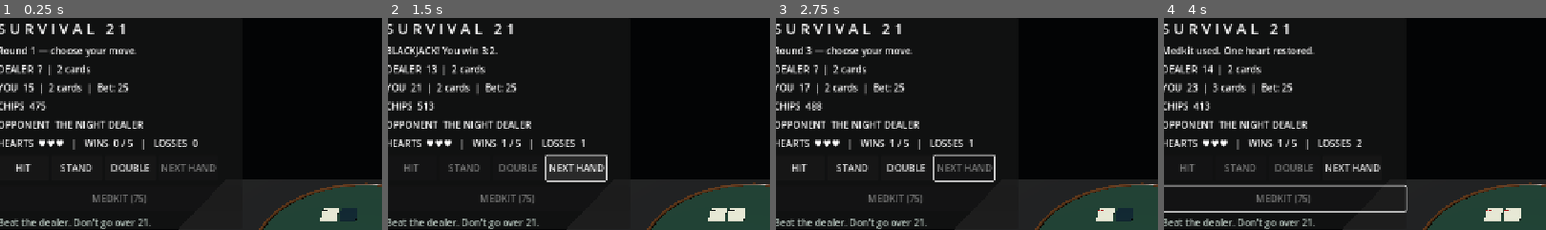
Above: before the commit, frames 1-4 (left to right).
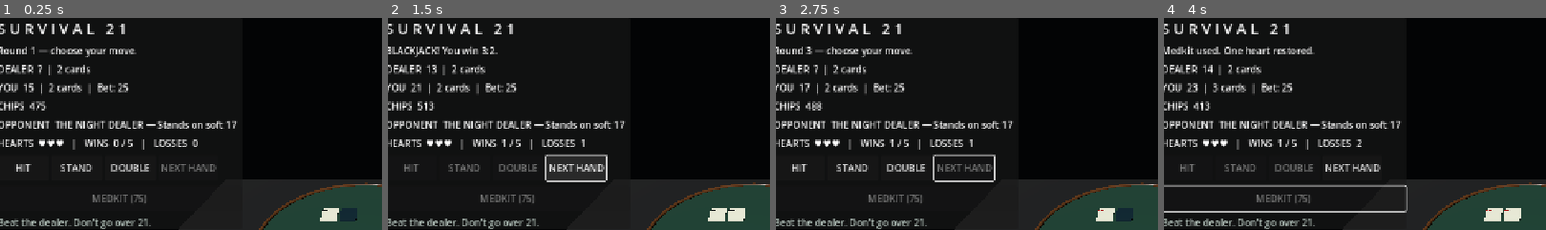
Above: after the commit, the same moments.

Repository: kage049754/Cgame
Game: Godot game, scene res://scenes/main.tscn
Two runs of this game, one before a commit and one after it. Both use one fixed random seed, a clock stepped at 60 frames per second and the inputs below.
Inputs:
- Up to frame 1 (0.25 s): no input
- Up to frame 2 (1.5 s): click "STAND" at 0.5 s; click "NEXT HAND" at 1.25 s
- Up to frame 3 (2.75 s): click "NEXT HAND" at 2 s
- Up to frame 4 (4 s): click "HIT" at 2.75 s; click "MEDKIT (75)" at 3.5 s
The pictures show only the part of the screen within x 2-52%, y 1-51%; the shares and areas given below are measured in that part.

The runs differ from the first frame. In frame 1, 0.5% of the frame differs, in the area x 38-63%, y 48-53%; in frame 2, 0.5%; in frame 3, 0.5%; in frame 4, 0.5%.

Commit message:
Add distinct dealer AI profiles and document reusable systems

Diff:
--- a/scripts/blackjack_rules.gd
+++ b/scripts/blackjack_rules.gd
@@ -22,6 +22,23 @@
 
 static func is_blackjack(cards: Array) -> bool:
 	return cards.size() == 2 and hand_value(cards) == TARGET
+
+static func is_soft(cards: Array) -> bool:
+	var total := 0
+	var high_aces := 0
+	for card in cards:
+		var rank: int = int(card.get("rank", 0))
+		if rank == 1:
+			total += 11
+			high_aces += 1
+		elif rank >= 10:
+			total += 10
+		else:
+			total += rank
+	while total > TARGET and high_aces > 0:
+		total -= 10
+		high_aces -= 1
+	return high_aces > 0
 
 static func is_bust(cards: Array) -> bool:
 	return hand_value(cards) > TARGET
--- a/scripts/main.gd
+++ b/scripts/main.gd
@@ -1,6 +1,7 @@
 extends Node3D
 
 const Rules = preload("res://scripts/blackjack_rules.gd")
+const Opponents = preload("res://scripts/opponent_profiles.gd")
 const STARTING_CHIPS := 500
 const BASE_BET := 25
 
@@ -193,7 +194,7 @@
 func _on_stand() -> void:
 	if not round_active:
 		return
-	while Rules.hand_value(dealer_hand) < 17:
+	while Opponents.should_dealer_hit(dealer_hand, survival.wins):
 		_draw_card(dealer_hand)
 	_finish_round()
 	_update_ui()
@@ -277,7 +278,8 @@
 	dealer_label.text = "DEALER  %s  |  %d cards" % [dealer_value, dealer_hand.size()]
 	player_label.text = "YOU  %d  |  %d cards  |  Bet: %d" % [Rules.hand_value(player_hand), player_hand.size(), current_bet]
 	chips_label.text = "CHIPS  %d" % chips
-	opponent_label.text = "OPPONENT  %s" % survival.opponent_name()
+	var opponent_profile := Opponents.profile_for_wins(survival.wins)
+	opponent_label.text = "OPPONENT  %s — %s" % [opponent_profile.get("name", "UNKNOWN"), opponent_profile.get("tell", "")]
 	survival_label.text = "HEARTS  %s   |   WINS  %d / %d   |   LOSSES  %d" % ["♥".repeat(survival.health) + "♡".repeat(SurvivalRun.MAX_HEALTH - survival.health), survival.wins, SurvivalRun.REQUIRED_WINS, survival.losses]
 	hit_button.disabled = not round_active
 	stand_button.disabled = not round_active
--- /dev/null
+++ b/scripts/opponent_profiles.gd
@@ -0,0 +1,36 @@
+class_name OpponentProfiles
+extends RefCounted
+
+const BlackjackRules = preload("res://scripts/blackjack_rules.gd")
+
+static func profile_for_wins(wins: int) -> Dictionary:
+	if wins >= 4:
+		return {
+			"name": "THE HOUSE",
+			"tell": "Stands on 18",
+			"stand_at": 18,
+			"hit_soft_17": true
+		}
+	if wins >= 2:
+		return {
+			"name": "THE COLLECTOR",
+			"tell": "Hits soft 17",
+			"stand_at": 17,
+			"hit_soft_17": true
+		}
+	return {
+		"name": "THE NIGHT DEALER",
+		"tell": "Stands on soft 17",
+		"stand_at": 17,
+		"hit_soft_17": false
+	}
+
+static func should_dealer_hit(cards: Array, wins: int) -> bool:
+	var profile := profile_for_wins(wins)
+	var value := BlackjackRules.hand_value(cards)
+	var stand_at := int(profile.get("stand_at", 17))
+	if value < stand_at:
+		return true
+	if value == 17 and bool(profile.get("hit_soft_17", false)) and BlackjackRules.is_soft(cards):
+		return true
+	return false
--- a/tests/run_tests.gd
+++ b/tests/run_tests.gd
@@ -2,12 +2,14 @@
 
 const Rules = preload("res://scripts/blackjack_rules.gd")
 const SurvivalRunState = preload("res://scripts/survival_run.gd")
+const Opponents = preload("res://scripts/opponent_profiles.gd")
 
 func _initialize() -> void:
 	_test_values()
 	_test_aces()
 	_test_outcomes()
 	_test_natural_blackjack_priority()
+	_test_soft_hands_and_opponent_profiles()
 	_test_survival_progression()
 	print("All Survival 21 tests passed.")
 	quit()
@@ -35,6 +37,20 @@
 	_expect(Rules.outcome(ordinary_21, natural) == "lose", "Dealer natural blackjack should beat a three-card 21")
 	_expect(Rules.outcome([{"rank": 10}, {"rank": 8}], natural) == "lose", "Dealer natural blackjack should beat a non-natural player hand")
 
+func _test_soft_hands_and_opponent_profiles() -> void:
+	var soft_seventeen := [{"rank": 1}, {"rank": 6}]
+	var hard_seventeen := [{"rank": 10}, {"rank": 7}]
+	_expect(Rules.is_soft(soft_seventeen), "Ace + 6 should be a soft 17")
+	_expect(not Rules.is_soft(hard_seventeen), "10 + 7 should be a hard 17")
+	_expect(not Rules.is_soft([{"rank": 1}, {"rank": 9}, {"rank": 7}]), "Downgraded ace should not remain soft")
+	_expect(not Opponents.should_dealer_hit(soft_seventeen, 0), "Night Dealer should stand on soft 17")
+	_expect(Opponents.should_dealer_hit(soft_seventeen, 2), "Collector should hit soft 17")
+	_expect(Opponents.should_dealer_hit(hard_seventeen, 4), "The House should draw on hard 17 and stand at 18")
+	_expect(not Opponents.should_dealer_hit(hard_seventeen, 0), "Night Dealer should stand on hard 17")
+	_expect(Opponents.profile_for_wins(0).get("name") == "THE NIGHT DEALER", "First opponent profile should be Night Dealer")
+	_expect(Opponents.profile_for_wins(2).get("name") == "THE COLLECTOR", "Second opponent profile should be Collector")
+	_expect(Opponents.profile_for_wins(4).get("name") == "THE HOUSE", "Final opponent profile should be The House")
+
 func _test_outcomes() -> void:
 	_expect(Rules.outcome([{"rank": 10}, {"rank": 8}], [{"rank": 10}, {"rank": 7}]) == "win", "Higher hand should win")
 	_expect(Rules.outcome([{"rank": 10}, {"rank": 8}], [{"rank": 10}, {"rank": 8}]) == "push", "Equal hands should push")
Not shown, added: REUSE_CANDIDATES.md
Not shown, changed: THIRD_PARTY_ASSETS.md
